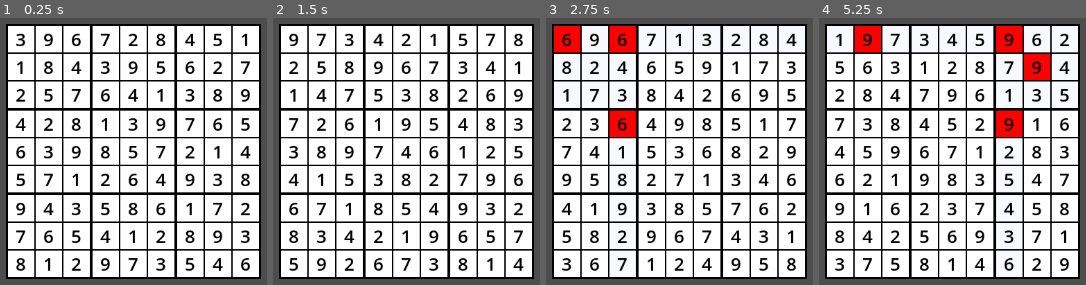
Above: before the commit, frames 1-4 (left to right).
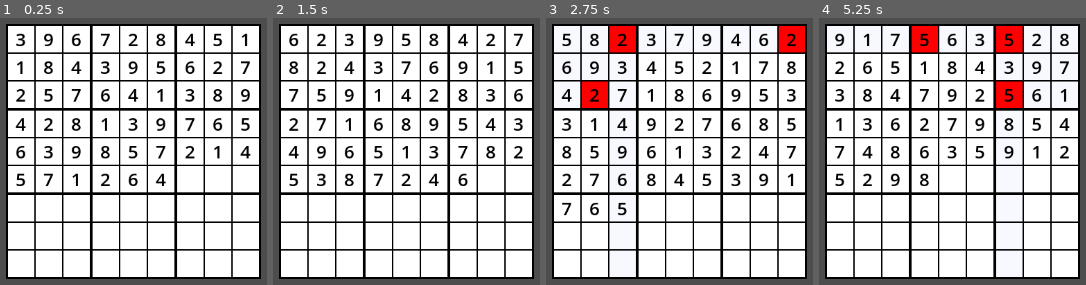
Above: after the commit, the same moments.

Repository: hfred0/Sudoku
Game: Godot game, scene res://main.tscn
Same seed, same stepped clock (60 frames per second), same inputs: the game is played once before the commit and once after it.
Inputs (mouse positions are in pixels of both pictures, inside the frame that each line leads up to):
- Up to frame 1 (0.25 s): no input
- Up to frame 2 (1.5 s): tap Enter at 0.5 s; move the mouse to (294, 39) at 0.52 s; hold C (check) 0.53-1.28 s; click (294, 39) at 0.67 s; tap R (reset) at 1.25 s; move the mouse to (321, 39) at 1.27 s; tap C (check) at 1.35 s; click (321, 39) at 1.42 s
- Up to frame 3 (2.75 s): tap R (reset) at 2 s; move the mouse to (623, 39) at 2.02 s; hold C (check) from 2.03 s (still down); click (623, 39) at 2.17 s
- Up to frame 4 (5.25 s): tap R (reset) at 2.75, 3.5, 4.15, 5 s; move the mouse to (925, 39) at 2.77 s; release C (check) at 2.78 s; tap C (check) at 2.85, 4.35 s; click (925, 39) at 2.92 s; move the mouse to (952, 39) at 3.52 s; hold C (check) 3.53-4.28 s; click (952, 39) at 3.67 s; move the mouse to (979, 39) at 4.27 s; click (979, 39) at 4.42 s; move the mouse to (1008, 39) at 5.02 s; hold C (check) from 5.03 s (still down); click (1008, 39) at 5.17 s

The runs differ from the first frame. In frame 1, 3.1% of the frame differs, in the area x 5-94%, y 58-95%; in frame 2, 8.7%; in frame 3, 12%; in frame 4, 12%, in the area x 5-95%, y 2-95%.

Commit message:
Add files via upload
Signed-off-by: hfred0 <160284400+hfred0@users.noreply.github.com>

Diff:
--- a/main.gd
+++ b/main.gd
@@ -1,9 +1,8 @@
 extends Node2D
 
-@export var lückenWahr:float
-
 const FeldGröße = 40
 
+var Schwierigkeit = "einfach"
 var anzahlFelder = 81
 var selectFeld:int = -1
 var currentFeld:int = 0
@@ -17,6 +16,21 @@
 var Zeilen = []
 var Blöcke = []
 var Knöpfe = []
+
+
+
+func anzahlFelderRand():
+	var Bereich = [0, 0]
+
+	match Schwierigkeit:
+		"einfach":
+			Bereich = [40, 59]
+		"mittel":
+			Bereich = [30, 49]
+		"schwierig":
+			Bereich = [20, 39]
+
+	anzahlFelder = randf_range(Bereich[0], Bereich[1])
 
 #schaut, in welcher Spalte/Zeile/Block sich ein Feld befindet
 func checkSpalte(Feld) -> int:
@@ -130,6 +144,7 @@
 	falscheFelder.clear()
 
 	for i in range(81):
+		Knöpfe[i].setzeText("")
 		Felder.append(0)
 		mögFeld.append([1, 2, 3, 4, 5, 6, 7, 8, 9])
 		#Ordnung.append(i)
@@ -140,6 +155,7 @@
 		Zeilen.append([])
 		Blöcke.append([])
 
+	anzahlFelderRand()
 	erzeugeSpielfeld(anzahlFelder)
 
 #erzeugt die Zahlen vom Sudoku
